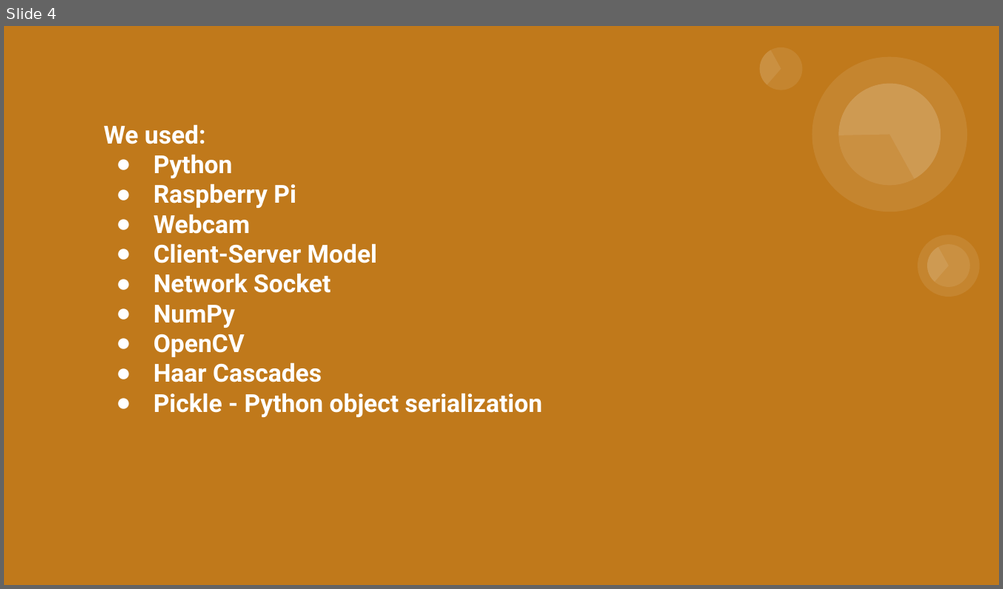
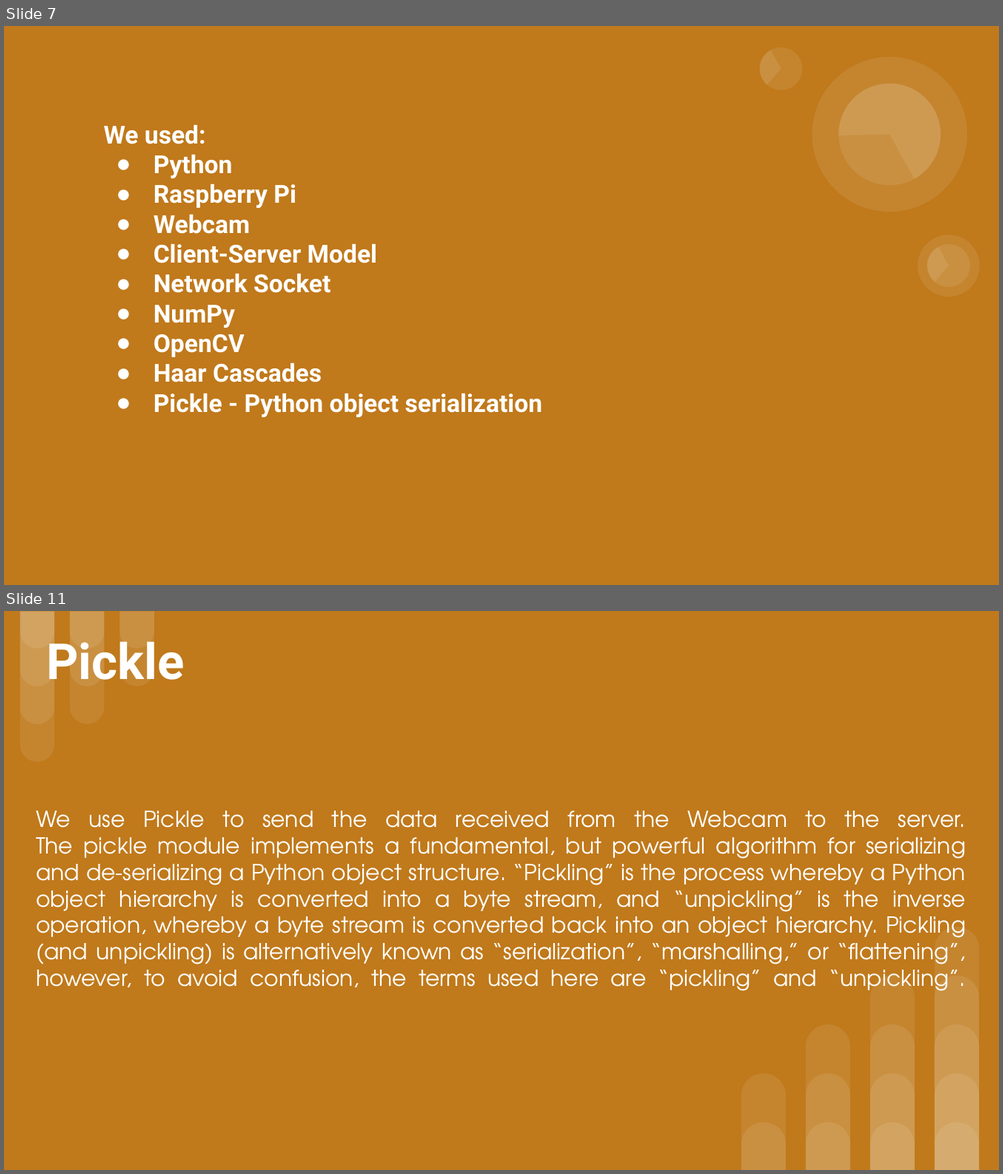
Before and after one commit to aracovan/MSproject, a slide deck: MS PPT Facial recognition.pptx. Shown one above the other, each under a label of ours: slide 4 before the commit, slides 7 and 11 after it; the slides between them are not shown. The pictures are 1003x589 and 1003x1174 pixels, drawn with LibreOffice and Linux fonts; fonts in the diff are those of the drawing. Boxes give left, top, right and bottom in pixels: in the first picture for what was removed or moved away, otherwise in the second. Text is boxed around its words. In the diff, an @@ line names an element or a change of style, - is before the commit and + after.

```diff
--- a/MS PPT Facial recognition.pptx
+++ b/MS PPT Facial recognition.pptx
@@ slide 11 added at <box>4,611,999,1170</box>, background #C0791B @@
@@ group added at <box>20,611,154,761</box>: 9 round same rects @@
@@ title added at <box>46,641,184,680</box>, 36 pt, text #FFFFFF, bold @@
+Pickle
@@ title added at <box>36,811,966,991</box>, 16 pt, text #FFFFFF @@
+We use Pickle to send the data received from the Webcam to the server.
+The pickle module implements a fundamental, but powerful algorithm for serializing and de-serializing a Python object structure. “Pickling” is the process whereby a Python object hierarchy is converted into a byte stream, and “unpickling” is the inverse operation, whereby a byte stream is converted back into an object hierarchy. Pickling (and unpickling) is alternatively known as “serialization”, “marshalling,” or “flattening”, however, to avoid confusion, the terms used here are “pickling” and “unpickling”.
@@ group added at <box>741,927,979,1170</box>: 14 round same rects @@
@@ what was slide 4 is now slide 7 @@
```
Also in this commit, not shown: 2 slides changed, 7 other slides added.
